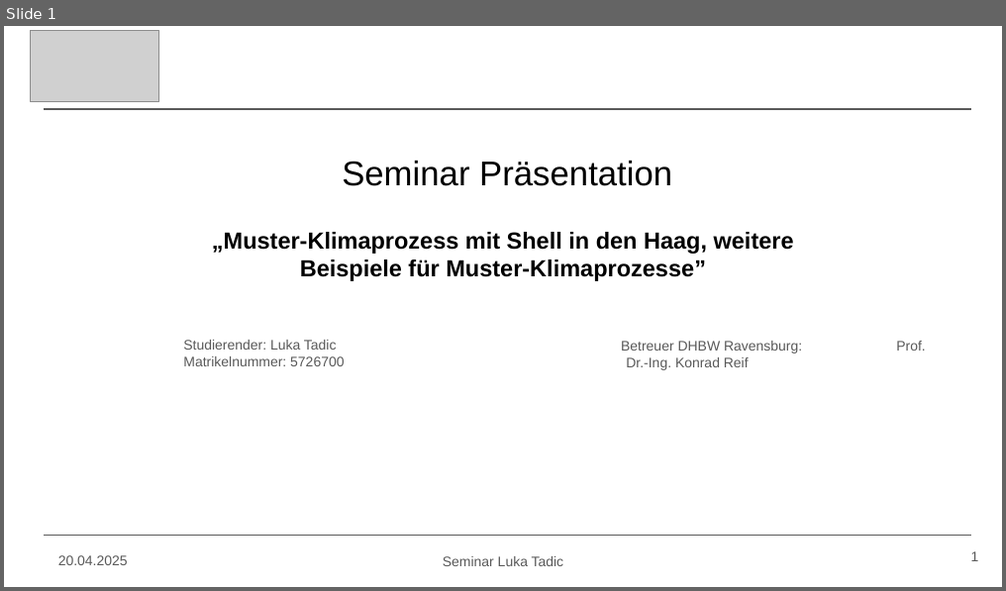
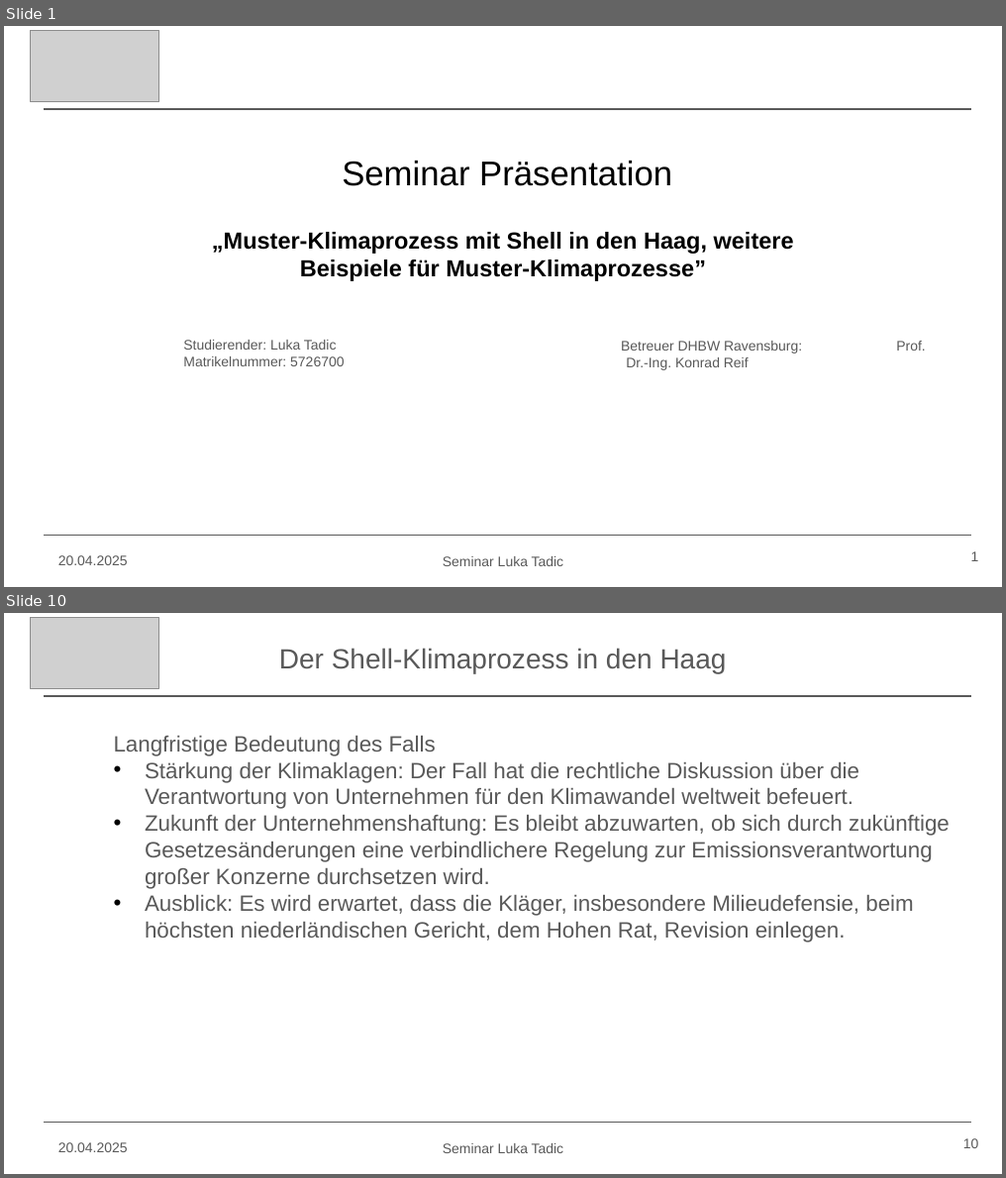
Before and after one commit to Lukiano12/Seminar, a slide deck: Seminar Präsentation.pptx. Shown one above the other, each under a label of ours: slide 1 before the commit, slides 1 and 10 after it; the slides between them are not shown. The pictures are 1006x591 and 1006x1178 pixels, drawn with LibreOffice and Linux fonts; fonts in the diff are those of the drawing; grey boxes stand for pictures. Boxes give left, top, right and bottom in pixels: in the first picture for what was removed or moved away, otherwise in the second. Text is boxed around its words. In the diff, an @@ line names an element or a change of style, - is before the commit and + after.

```diff
--- a/Seminar Präsentation.pptx
+++ b/Seminar Präsentation.pptx
@@ slide 10 added at (x1=4, y1=613, x2=1002, y2=1174), background #FFFFFF @@
@@ picture added at (x1=31, y1=617, x2=159, y2=688) @@
@@ text added at (x1=279, y1=648, x2=727, y2=673), 20 pt, text #595959 @@
+Der Shell-Klimaprozess in den Haag
@@ line added from (43, 696) to (972, 696), #595959 0.75 pt @@
@@ text added at (x1=114, y1=736, x2=949, y2=943), 16 pt, text #595959 @@
+  Langfristige Bedeutung des Falls
+  • Stärkung der Klimaklagen: Der Fall hat die rechtliche Diskussion über die Verantwortung von Unternehmen für den Klimawandel weltweit befeuert.
+  • Zukunft der Unternehmenshaftung: Es bleibt abzuwarten, ob sich durch zukünftige Gesetzesänderungen eine verbindlichere Regelung zur Emissionsverantwortung großer Konzerne durchsetzen wird.
+  • Ausblick: Es wird erwartet, dass die Kläger, insbesondere Milieudefensie, beim höchsten niederländischen Gericht, dem Hohen Rat, Revision einlegen.
@@ line added from (43, 1122) to (972, 1122), #595959 0.75 pt @@
@@ text added at (x1=58, y1=1143, x2=128, y2=1153), 10 pt, text #595959 @@
+20.04.2025
@@ text added at (x1=443, y1=1144, x2=564, y2=1154), 10 pt, text #595959 @@
+Seminar Luka Tadic
@@ page number added at (x1=963, y1=1139, x2=979, y2=1149), 10 pt, text #595959 @@
+10
```
Also in this commit, not shown: 9 slides changed, 9 other slides added.
